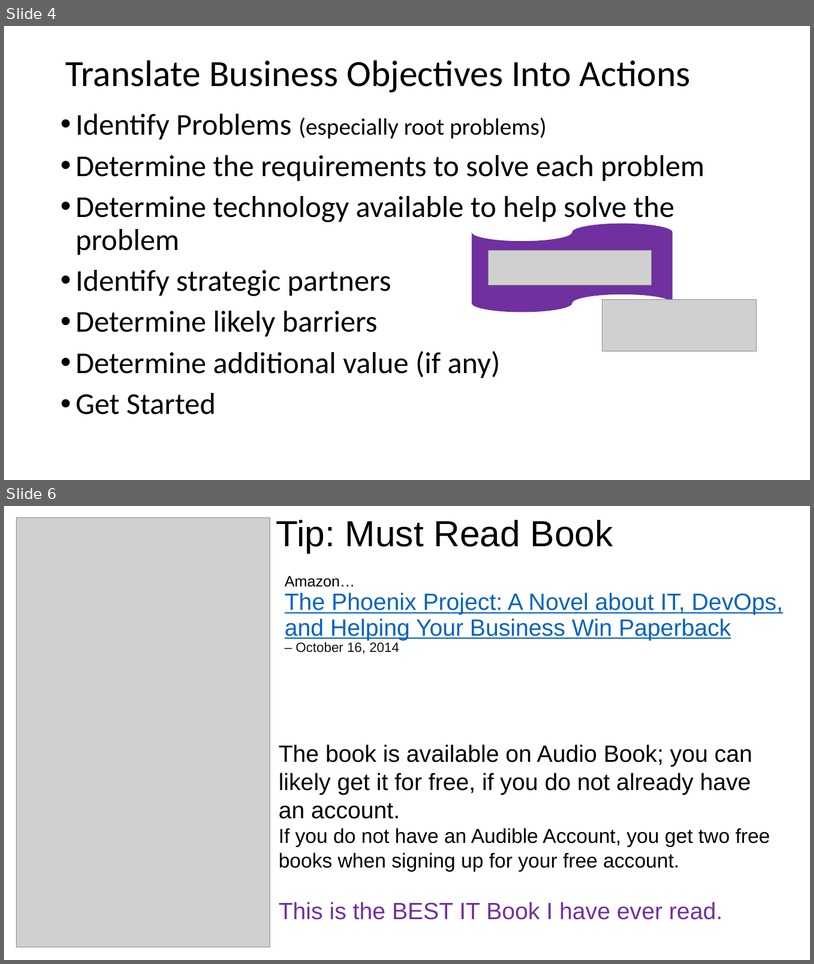
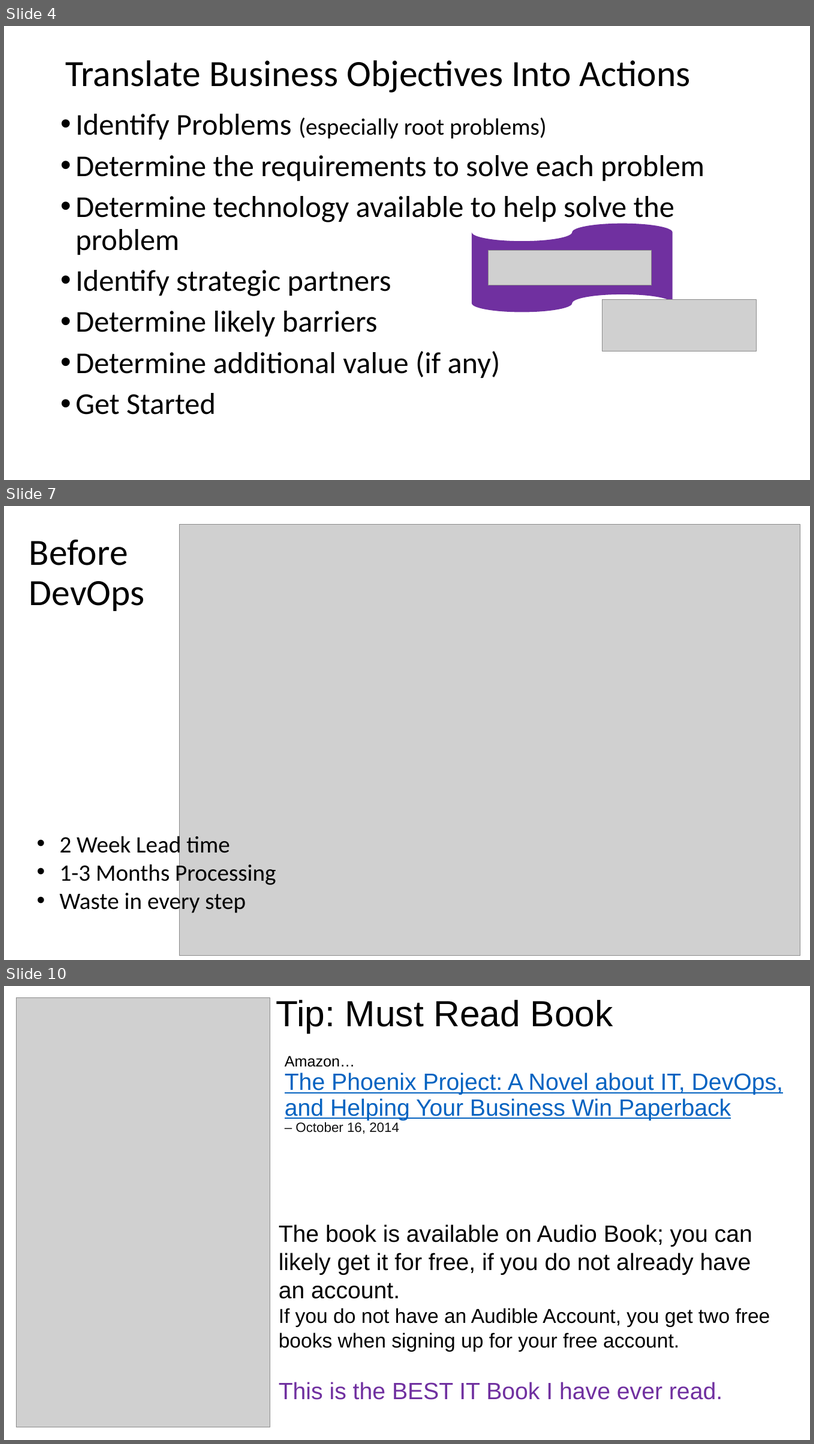
Before and after one commit to guruskill/70-534, a slide deck: Events/2017-06-13-NYC/Presentations/70-534-DevOps-and-NextSteps.pptx. Shown one above the other, each under a label of ours: slides 4 and 6 before the commit, slides 4, 7 and 10 after it; the slides between them are not shown. The pictures are 814x964 and 814x1444 pixels, drawn with LibreOffice and Linux fonts; fonts in the diff are those of the drawing; grey boxes stand for pictures. Boxes give left, top, right and bottom in pixels: in the first picture for what was removed or moved away, otherwise in the second. Text is boxed around its words. In the diff, an @@ line names an element or a change of style, - is before the commit and + after.

```diff
--- a/Events/2017-06-13-NYC/Presentations/70-534-DevOps-and-NextSteps.pptx
+++ b/Events/2017-06-13-NYC/Presentations/70-534-DevOps-and-NextSteps.pptx
@@ slide 7 added at (x1=4, y1=506, x2=810, y2=960), background #FFFFFF @@
@@ title added at (x1=29, y1=539, x2=145, y2=611), 44 pt, text #000000 @@
+Before
+DevOps
@@ picture added at (x1=179, y1=524, x2=801, y2=955) @@
@@ text added at (x1=60, y1=832, x2=276, y2=915), 28 pt, text #000000 @@
+• 2 Week Lead time
+• 1-3 Months Processing
+• Waste in every step
@@ what was slide 6 is now slide 10 @@
```
Also in this commit, not shown: 1 slide changed, 6 other slides added, 1 slide removed, 37 other files.
